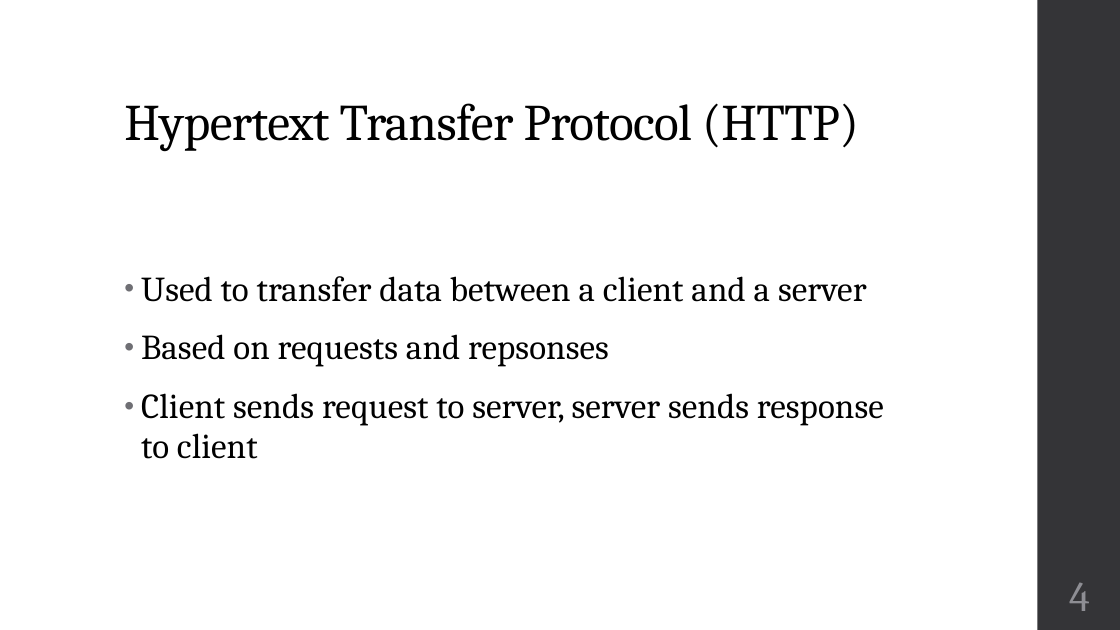
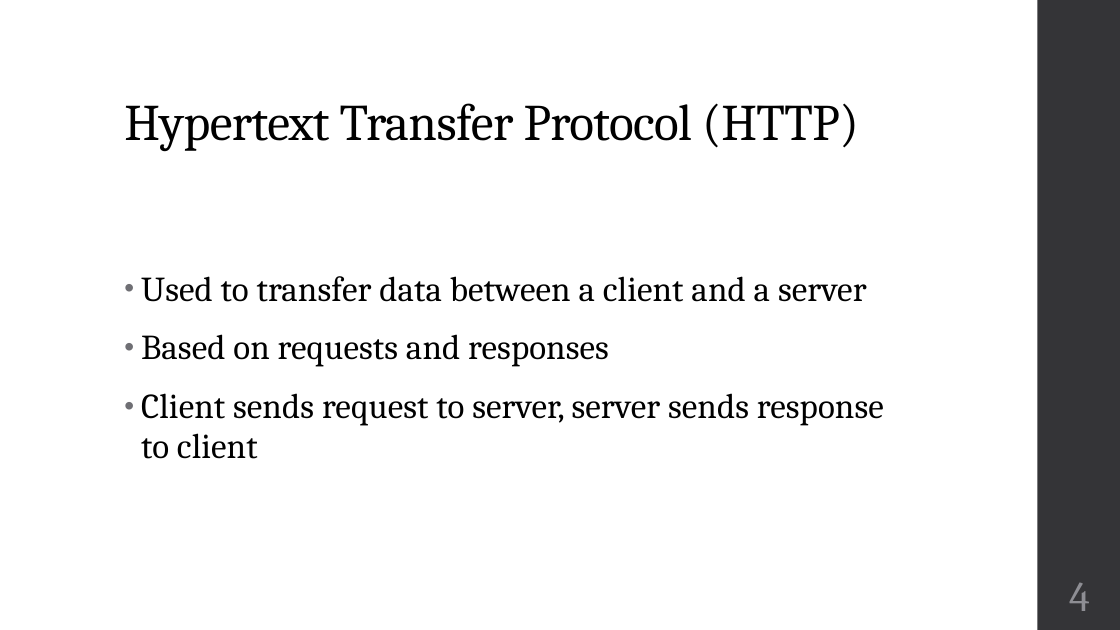
Before and after one commit to zarthur/CSCC-Fundamentals-Android-Notes, a slide deck: slide 4 of week_15/week_15.pptx. Drawn at 1120x630 pixels with LibreOffice and Linux fonts; fonts in the diff are those of the drawing. Boxes give left, top, right and bottom in pixels: in the first picture for what was removed or moved away, otherwise in the second. Text is boxed around its words. In the diff, an @@ line names an element or a change of style, - is before the commit and + after.

Commit message:
week 15: typo in slides

```diff
--- a/week_15/week_15.pptx
+++ b/week_15/week_15.pptx
@@ text at box(141, 334, 609, 367): text changed @@
-• Based on requests and repsonses
+• Based on requests and responses
```
